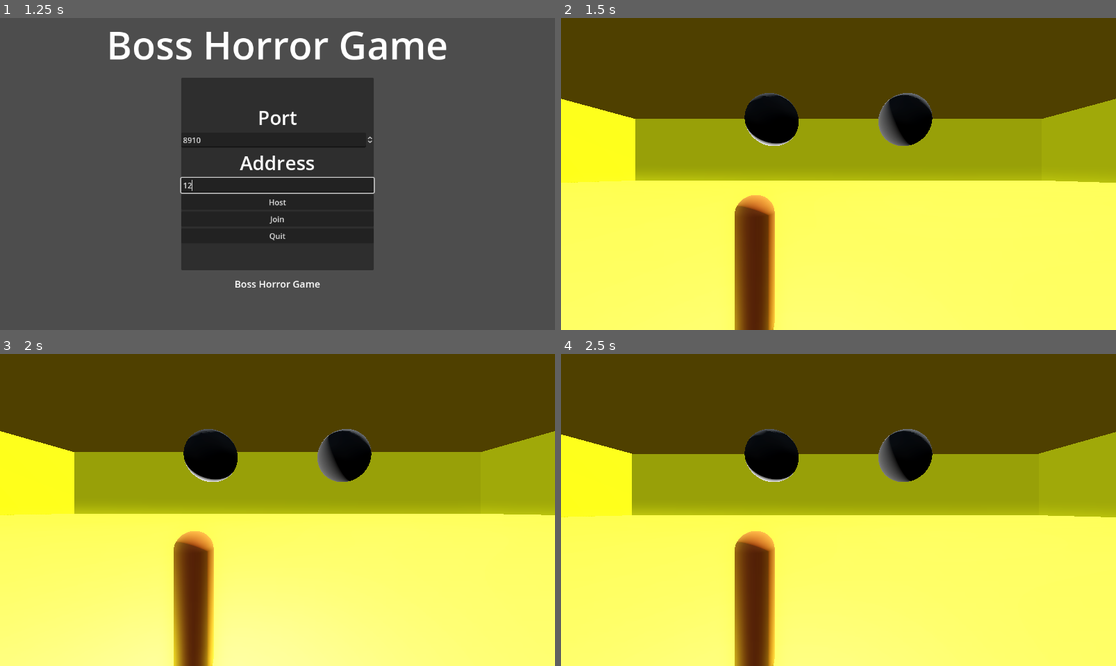
Above: before the commit, frames 1-4 (two rows, left to right).
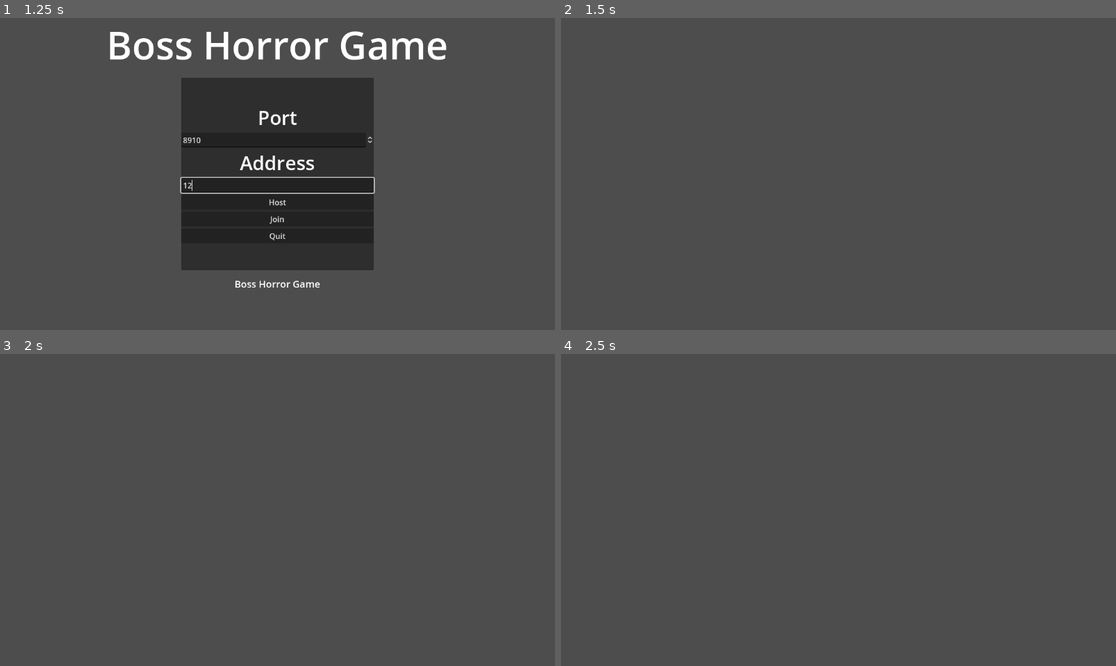
Above: after the commit, the same moments.

Repository: jonathan-quin/Boss-Game
Game: Godot game, scene res://scenes/main_menu.tscn
The game is run twice, just before and just after one commit, with the same random seed, the same clock (stepped at 60 frames per second) and the same inputs.
Inputs (mouse positions are in pixels of both pictures, inside the frame that each line leads up to):
- Up to frame 1 (1.25 s): click (277, 186) at 0.52 s; type "12" at 0.6 s
- Up to frame 2 (1.5 s): click "Host" at 1.25 s
- Up to frame 3 (2 s): no input
- Up to frame 4 (2.5 s): move the mouse to (960, 494) at 2.02 s; hold D (right) from 2.03 s (still down); hold Shift (sprint, bound only after the commit) from 2.03 s (still down); tap Space (jump) at 2.27 s

Frame 1 is identical in both runs. In frame 2, 100% of the frame differs, in the area x 0-100%, y 0-100%; in frame 3, 100%; in frame 4, 100%.
Error after the commit: Cannot call method 'instantiate' on a null value. (res://scripts/lobby.gd:40)

Commit message:
some things that were not committed

Diff:
--- a/project.godot
+++ b/project.godot
@@ -60,3 +60,8 @@
 "events": [Object(InputEventMouseButton,"resource_local_to_scene":false,"resource_name":"","device":-1,"window_id":0,"a …(258 unchanged characters)…
 ]
 }
+sprint={
+"deadzone": 0.5,
+"events": [Object(InputEventKey,"resource_local_to_scene":false,"resource_name":"","device":-1,"window_id":0,"alt_pressed":false,"shift_pressed":false,"ctrl_pressed":false,"meta_pressed":false,"pressed":false,"keycode":0,"physical_keycode":4194325,"key_label":0,"unicode":0,"echo":false,"script":null)
+]
+}
--- a/scenes/survivor.tscn
+++ b/scenes/survivor.tscn
@@ -10,6 +10,28 @@
 
 [sub_resource type="CapsuleMesh" id="CapsuleMesh_3bsst"]
 material = SubResource("StandardMaterial3D_twvqh")
+
+[sub_resource type="CSharpScript" id="CSharpScript_03q5v"]
+script/source = "using Godot;
+using System;
+
+public partial class StupidColorChanger : MeshInstance3D
+{
+	// Called when the node enters the scene tree for the first time.
+	public override void _Ready()
+	{
+		if (Multiplayer.IsServer())
+		{
+			GetNode<MeshInstance3D>(\"%MeshInetsnace3D\").GetActiveMaterial(0).;
+		}
+	}
+
+	// Called every frame. 'delta' is the elapsed time since the previous frame.
+	public override void _Process(double delta)
+	{
+	}
+}
+"
 
 [sub_resource type="SceneReplicationConfig" id="SceneReplicationConfig_pi7n1"]
 properties/0/path = NodePath(".:position")
@@ -39,7 +61,9 @@
 shape = SubResource("CapsuleShape3D_ro0dl")
 
 [node name="MeshInstance3D" type="MeshInstance3D" parent="."]
+unique_name_in_owner = true
 mesh = SubResource("CapsuleMesh_3bsst")
+script = SubResource("CSharpScript_03q5v")
 
 [node name="MultiplayerSynchronizer" type="MultiplayerSynchronizer" parent="."]
 replication_config = SubResource("SceneReplicationConfig_pi7n1")
--- a/scenes/world.tscn
+++ b/scenes/world.tscn
@@ -1,7 +1,8 @@
-[gd_scene load_steps=7 format=3 uid="uid://c2s751ht1xoxv"]
+[gd_scene load_steps=8 format=3 uid="uid://c2s751ht1xoxv"]
 
 [ext_resource type="PackedScene" uid="uid://bf4q3p0st5kda" path="res://scenes/survivor.tscn" id="1_iiks1"]
 [ext_resource type="Script" path="res://scripts/lobby.gd" id="1_t2vgi"]
+[ext_resource type="Texture2D" uid="uid://ddxocifvemdoc" path="res://placeholders/Screenshot 2024-02-23 084138.png" id="3_8xo3k"]
 
 [sub_resource type="ProceduralSkyMaterial" id="ProceduralSkyMaterial_5npu2"]
 sky_horizon_color = Color(0.64625, 0.65575, 0.67075, 1)
@@ -17,7 +18,7 @@
 glow_enabled = true
 
 [sub_resource type="StandardMaterial3D" id="StandardMaterial3D_kmrqj"]
-albedo_color = Color(1, 1, 0, 1)
+albedo_color = Color(0, 0, 0, 1)
 
 [node name="world" type="Node3D"]
 script = ExtResource("1_t2vgi")
@@ -30,6 +31,7 @@
 
 [node name="DirectionalLight3D" type="DirectionalLight3D" parent="Environment"]
 transform = Transform3D(-0.866025, -0.433013, 0.25, 0, 0.5, 0.866025, -0.5, 0.75, -0.433013, 0, 0.458811, 0)
+visible = false
 shadow_enabled = true
 
 [node name="WorldEnvironment" type="WorldEnvironment" parent="Environment"]
@@ -39,17 +41,254 @@
 use_collision = true
 
 [node name="Floor" type="CSGBox3D" parent="Environment/CSGCombiner3D"]
-transform = Transform3D(1, 0, 0, 0, 1, 0, 0, 0, 1, 0, 13.6458, 0)
-flip_faces = true
-size = Vector3(200, 30.2915, 200)
+transform = Transform3D(1, 0, 0, 0, 1, 0, 0, 0, 1, 0, 8, 0)
+flip_faces = true
+size = Vector3(100, 20, 100)
 material = SubResource("StandardMaterial3D_kmrqj")
 
-[node name="CSGBox3D" type="CSGBox3D" parent="Environment/CSGCombiner3D"]
-transform = Transform3D(1, 0, 0, 0, 1, 0, 0, 0, 1, 0, 0.871643, 4.08093)
-operation = 2
-flip_faces = true
-size = Vector3(1, 2.74329, 1)
+[node name="Wall01" type="CSGBox3D" parent="Environment/CSGCombiner3D"]
+transform = Transform3D(-4.37114e-08, 0, 1, 0, 1, 0, -1, 0, -4.37114e-08, 35.004, 8, -13.0494)
+operation = 2
+flip_faces = true
+size = Vector3(1, 20, 10.3377)
+
+[node name="Wall02" type="CSGBox3D" parent="Environment/CSGCombiner3D"]
+transform = Transform3D(-4.37114e-08, 0, 1, 0, 1, 0, -1, 0, -4.37114e-08, -18.0273, 8, -14.3188)
+operation = 2
+flip_faces = true
+size = Vector3(1, 20, 64.0026)
+
+[node name="Wall03" type="CSGBox3D" parent="Environment/CSGCombiner3D"]
+transform = Transform3D(-4.37114e-08, 0, 1, 0, 1, 0, -1, 0, -4.37114e-08, 26.7625, 8, -25.1395)
+operation = 2
+flip_faces = true
+size = Vector3(1, 20, 26.8207)
+
+[node name="Wall04" type="CSGBox3D" parent="Environment/CSGCombiner3D"]
+transform = Transform3D(-4.37114e-08, 0, 1, 0, 1, 0, -1, 0, -4.37114e-08, 31.9027, 8, -37.4984)
+operation = 2
+flip_faces = true
+size = Vector3(1, 20, 16.5402)
+
+[node name="Wall05" type="CSGBox3D" parent="Environment/CSGCombiner3D"]
+transform = Transform3D(1, 0, 0, 0, 1, 0, 0, 0, 1, 39.6916, 8, -43.9653)
+operation = 2
+flip_faces = true
+size = Vector3(1, 20, 11.9351)
+
+[node name="Wall06" type="CSGBox3D" parent="Environment/CSGCombiner3D"]
+transform = Transform3D(1, 0, 0, 0, 1, 0, 0, 0, 1, 13.8499, 8, -37.784)
+operation = 2
+flip_faces = true
+size = Vector3(1, 20, 24.2979)
+
+[node name="Wall07" type="CSGBox3D" parent="Environment/CSGCombiner3D"]
+transform = Transform3D(1, 0, 0, 0, 1, 0, 0, 0, 1, -2.65764, 8, -25.1472)
+operation = 2
+flip_faces = true
+size = Vector3(1, 20, 20.6831)
+
+[node name="Wall08" type="CSGBox3D" parent="Environment/CSGCombiner3D"]
+transform = Transform3D(1, 0, 0, 0, 1, 0, 0, 0, 1, -19.6256, 8, -25.1343)
+operation = 2
+flip_faces = true
+size = Vector3(1, 20, 20.6574)
+
+[node name="Wall09" type="CSGBox3D" parent="Environment/CSGCombiner3D"]
+transform = Transform3D(-4.37114e-08, 0, 1, 0, 1, 0, -1, 0, -4.37114e-08, -14.2916, 8, -35.95)
+operation = 2
+flip_faces = true
+size = Vector3(1, 20, 24.2882)
+
+[node name="Wall10" type="CSGBox3D" parent="Environment/CSGCombiner3D"]
+transform = Transform3D(1, 0, 0, 0, 1, 0, 0, 0, 1, -36.5015, 8, -26.318)
+operation = 2
+flip_faces = true
+size = Vector3(1, 20, 23.0248)
+
+[node name="Wall11" type="CSGBox3D" parent="Environment/CSGCombiner3D"]
+transform = Transform3D(-4.37114e-08, 0, 1, 0, 1, 0, -1, 0, -4.37114e-08, -43.0071, 8, -37.4102)
+operation = 2
+flip_faces = true
+size = Vector3(1, 20, 13.9912)
+
+[node name="Wall12" type="CSGBox3D" parent="Environment/CSGCombiner3D"]
+transform = Transform3D(-4.37114e-08, 0, 1, 0, 1, 0, -1, 0, -4.37114e-08, -43.0071, 8, -25.5222)
+operation = 2
+flip_faces = true
+size = Vector3(1, 20, 13.9912)
+
+[node name="Wall13" type="CSGBox3D" parent="Environment/CSGCombiner3D"]
+transform = Transform3D(-4.37114e-08, 0, 1, 0, 1, 0, -1, 0, -4.37114e-08, 10.4984, 8, -4.34815)
+operation = 2
+flip_faces = true
+size = Vector3(1, 20, 34.3462)
+
+[node name="Wall14" type="CSGBox3D" parent="Environment/CSGCombiner3D"]
+transform = Transform3D(-4.37114e-08, 0, 1, 0, 1, 0, -1, 0, -4.37114e-08, 10.4984, 8, 17.7441)
+operation = 2
+flip_faces = true
+size = Vector3(1, 20, 34.3462)
+
+[node name="Wall15" type="CSGBox3D" parent="Environment/CSGCombiner3D"]
+transform = Transform3D(1, 0, 0, 0, 1, 0, 0, 0, 1, -6.17303, 8, 6.68906)
+operation = 2
+flip_faces = true
+size = Vector3(1, 20, 23.0627)
+
+[node name="Wall16" type="CSGBox3D" parent="Environment/CSGCombiner3D"]
+transform = Transform3D(1, 0, 0, 0, 1, 0, 0, 0, 1, 27.1945, 8, 6.68906)
+operation = 2
+flip_faces = true
+size = Vector3(1, 20, 23.0627)
+
+[node name="Wall17" type="CSGBox3D" parent="Environment/CSGCombiner3D"]
+transform = Transform3D(1, 0, 0, 0, 1, 0, 0, 0, 1, -19.9963, 8, 18.0998)
+operation = 2
+flip_faces = true
+size = Vector3(1, 20, 63.8996)
+
+[node name="Wall18" type="CSGBox3D" parent="Environment/CSGCombiner3D"]
+transform = Transform3D(-4.37114e-08, 0, 1, 0, 1, 0, -1, 0, -4.37114e-08, -35.2407, 8, 14.9263)
+operation = 2
+flip_faces = true
+size = Vector3(1, 20, 29.5246)
+
+[node name="Wall19" type="CSGBox3D" parent="Environment/CSGCombiner3D"]
+transform = Transform3D(-4.37114e-08, 0, 1, 0, 1, 0, -1, 0, -4.37114e-08, -35.2407, 8, 33.9883)
+operation = 2
+flip_faces = true
+size = Vector3(1, 20, 29.5246)
+
+[node name="Wall20" type="CSGBox3D" parent="Environment/CSGCombiner3D"]
+transform = Transform3D(1, 0, 0, 0, 1, 0, 0, 0, 1, -39.6564, 8, 42.2394)
+operation = 2
+flip_faces = true
+size = Vector3(1, 20, 15.5426)
+
+[node name="Wall21" type="CSGBox3D" parent="Environment/CSGCombiner3D"]
+transform = Transform3D(1, 0, 0, 0, 1, 0, 0, 0, 1, -26.1297, 8, 45.0504)
+operation = 2
+flip_faces = true
+size = Vector3(1, 20, 9.92055)
+
+[node name="Wall22" type="CSGBox3D" parent="Environment/CSGCombiner3D"]
+transform = Transform3D(0.997011, 0, 0.0772585, 0, 1, 0, -0.0772585, 0, 0.997011, -47.5777, 8, 9.88843)
+operation = 2
+flip_faces = true
+size = Vector3(1, 20, 47.4383)
+
+[node name="Wall23" type="CSGBox3D" parent="Environment/CSGCombiner3D"]
+transform = Transform3D(-4.37114e-08, 0, 1, 0, 1, 0, -1, 0, -4.37114e-08, -23.0564, 8, 40.5911)
+operation = 2
+flip_faces = true
+size = Vector3(1, 20, 5.15588)
+
+[node name="Wall24" type="CSGBox3D" parent="Environment/CSGCombiner3D"]
+transform = Transform3D(-4.37114e-08, 0, 1, 0, 1, 0, -1, 0, -4.37114e-08, -13.2608, 8, 34.894)
+operation = 2
+flip_faces = true
+size = Vector3(1, 20, 12.4808)
+
+[node name="Wall25" type="CSGBox3D" parent="Environment/CSGCombiner3D"]
+transform = Transform3D(1, 0, 0, 0, 1, 0, 0, 0, 1, -7.52943, 8, 28.1772)
+operation = 2
+flip_faces = true
+size = Vector3(1, 20, 12.4808)
+
+[node name="Wall26" type="CSGBox3D" parent="Environment/CSGCombiner3D"]
+transform = Transform3D(1, 0, 0, 0, 1, 0, 0, 0, 1, -32.4208, 8, 39.1302)
+operation = 2
+flip_faces = true
+size = Vector3(1, 20, 9.32414)
+
+[node name="Wall27" type="CSGBox3D" parent="Environment/CSGCombiner3D"]
+transform = Transform3D(1, 0, 0, 0, 1, 0, 0, 0, 1, 7.35918, 8, 38.8924)
+operation = 2
+flip_faces = true
+size = Vector3(1, 20, 22.4111)
+
+[node name="Wall28" type="CSGBox3D" parent="Environment/CSGCombiner3D"]
+transform = Transform3D(-4.37114e-08, 0, 1, 0, 1, 0, -1, 0, -4.37114e-08, 18.604, 8, 28.1666)
+operation = 2
+flip_faces = true
+size = Vector3(1, 20, 21.5807)
+
+[node name="Wall29" type="CSGBox3D" parent="Environment/CSGCombiner3D"]
+transform = Transform3D(1, 0, 0, 0, 1, 0, 0, 0, 1, 33.5101, 8, 42.5782)
+operation = 2
+flip_faces = true
+size = Vector3(1, 20, 15.0396)
+
+[node name="Wall30" type="CSGBox3D" parent="Environment/CSGCombiner3D"]
+transform = Transform3D(1, 0, 0, 0, 1, 0, 0, 0, 1, 42.5573, 8, 25.3675)
+operation = 2
+flip_faces = true
+size = Vector3(1, 20, 21.3475)
+
+[node name="Wall31" type="CSGBox3D" parent="Environment/CSGCombiner3D"]
+transform = Transform3D(-4.37114e-08, 0, 1, 0, 1, 0, -1, 0, -4.37114e-08, 38.0283, 8, 35.5716)
+operation = 2
+flip_faces = true
+size = Vector3(1, 20, 8.0862)
+
+[node name="Wall32" type="CSGBox3D" parent="Environment/CSGCombiner3D"]
+transform = Transform3D(-4.37114e-08, 0, 1, 0, 1, 0, -1, 0, -4.37114e-08, 47.0959, 8, 15.209)
+operation = 2
+flip_faces = true
+size = Vector3(1, 20, 8.0862)
+
+[node name="Door01" type="CSGBox3D" parent="Environment/CSGCombiner3D"]
+transform = Transform3D(1, 0, 0, 0, 1, 0, 0, 0, 1, -6.17303, 0.382454, 8.46116)
+flip_faces = true
+size = Vector3(1, 4.76491, 4.28954)
+
+[node name="Door02" type="CSGBox3D" parent="Environment/CSGCombiner3D"]
+transform = Transform3D(-4.37114e-08, 0, 1, 0, 1, 0, -1, 0, -4.37114e-08, -12.5827, 0.382454, -14.3161)
+flip_faces = true
+size = Vector3(1.00769, 4.76491, 4.28954)
+
+[node name="Door03" type="CSGBox3D" parent="Environment/CSGCombiner3D"]
+transform = Transform3D(-4.37114e-08, 0, 1, 0, 1, 0, -1, 0, -4.37114e-08, -47.6174, 0.382454, -37.4125)
+flip_faces = true
+size = Vector3(1.00769, 4.76491, 4.28954)
+
+[node name="Door04" type="CSGBox3D" parent="Environment/CSGCombiner3D"]
+transform = Transform3D(-4.37114e-08, 0, 1, 0, 1, 0, -1, 0, -4.37114e-08, -39.7649, 0.382454, -25.5213)
+flip_faces = true
+size = Vector3(1.00769, 4.76491, 4.28954)
+
+[node name="Door05" type="CSGBox3D" parent="Environment/CSGCombiner3D"]
+transform = Transform3D(-4.37114e-08, 0, 1, 0, 1, 0, -1, 0, -4.37114e-08, -46.9858, 0.382454, -14.3159)
+flip_faces = true
+size = Vector3(1.00769, 4.76491, 4.28954)
+
+[node name="Door06" type="CSGBox3D" parent="Environment/CSGCombiner3D"]
+transform = Transform3D(1, 0, 0, 0, 1, 0, 0, 0, 1, -20.0223, 0.382454, -0.974185)
+flip_faces = true
+size = Vector3(1.11523, 4.76491, 4.28954)
+
+[node name="Door07" type="CSGBox3D" parent="Environment/CSGCombiner3D"]
+transform = Transform3D(-4.37114e-08, 0, 1, 0, 1, 0, -1, 0, -4.37114e-08, -31.9652, 0.382454, 14.9225)
+flip_faces = true
+size = Vector3(1.00769, 4.76491, 4.28954)
+
+[node name="Door08" type="CSGBox3D" parent="Environment/CSGCombiner3D"]
+transform = Transform3D(-4.37114e-08, 0, 1, 0, 1, 0, -1, 0, -4.37114e-08, -35.8417, 0.382454, 34.0112)
+flip_faces = true
+size = Vector3(1.06195, 4.76491, 4.28954)
+
+[node name="Door09" type="CSGBox3D" parent="Environment/CSGCombiner3D"]
+transform = Transform3D(1, 0, 0, 0, 1, 0, 0, 0, 1, -19.9734, 0.382454, 37.6671)
+flip_faces = true
+size = Vector3(1.06195, 4.76491, 4.28954)
 
 [node name="MultiplayerSpawner" type="MultiplayerSpawner" parent="."]
 _spawnable_scenes = PackedStringArray("res://scenes/survivor.tscn")
 spawn_path = NodePath("../PlayerSpawnRoot")
+
+[node name="Sprite3D" type="Sprite3D" parent="."]
+transform = Transform3D(13, 0, 0, 0, -5.68248e-07, -13, 0, 13, -5.68248e-07, 0, 0, 0)
+visible = false
+flip_h = true
+texture = ExtResource("3_8xo3k")
--- a/scripts/survivor.gd
+++ b/scripts/survivor.gd
@@ -1,12 +1,14 @@
 extends CharacterBody3D
 
 
-const SPEED = 5.0
+var SPEED = 5.0
 const ACCEL = 6.0
 const DEACCEL = 8.0
 const JUMP_VELOCITY = 4.5
 
 var freeMouse = true
+@export var speedBase = 15
+@export var sprintBase = 30
 
 # Get the gravity from the project settings to be synced with RigidBody nodes.
 var gravity = ProjectSettings.get_setting("physics/3d/default_gravity")
@@ -17,13 +19,15 @@
 
 
 func _ready():
-
-
-
 	if is_multiplayer_authority():
 		%Camera.current = true
 
 	Input.mouse_mode = Input.MOUSE_MODE_CAPTURED if !freeMouse else Input.MOUSE_MODE_VISIBLE;
+
+	if name == "1":
+		speedBase = 20
+		sprintBase = 40
+		scale = Vector3(2, 2, 2)
 
 
 func _physics_process(delta):
@@ -54,6 +58,11 @@
 	# Handle jump.
 	if Input.is_action_just_pressed("jump") and is_on_floor():
 		velocity.y = JUMP_VELOCITY
+
+	if Input.is_action_pressed("sprint"):
+		SPEED = sprintBase
+	else:
+		SPEED = speedBase
 
 	# Get the input direction and handle the movement/deceleration.
 	var input_dir = Input.get_vector("left", "right", "forward", "backward")
Not shown, added: export_presets.cfg
Binary file added: placeholders/Screenshot 2024-02-23 084138.png
Not shown, added: placeholders/Screenshot 2024-02-23 084138.png.import
Not shown: 1 places in scenes/survivor.tscn that only renumber resources
Not shown, added: Boss Game.csproj
Not shown, added: Boss Game.sln
